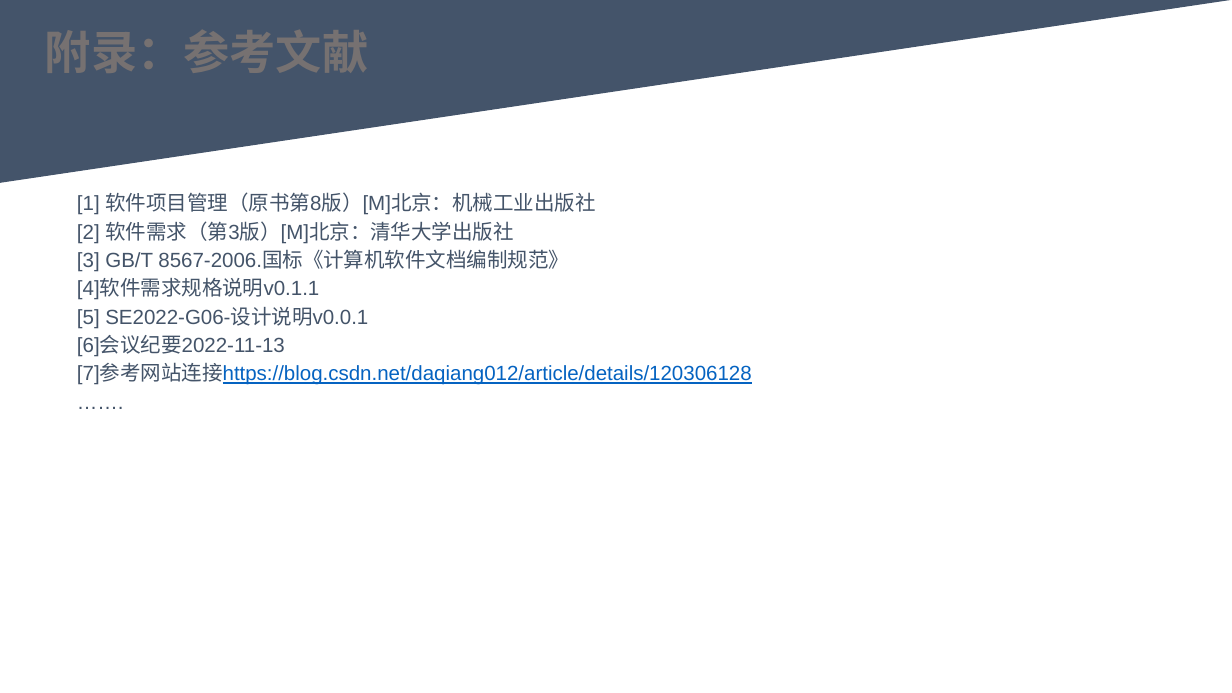
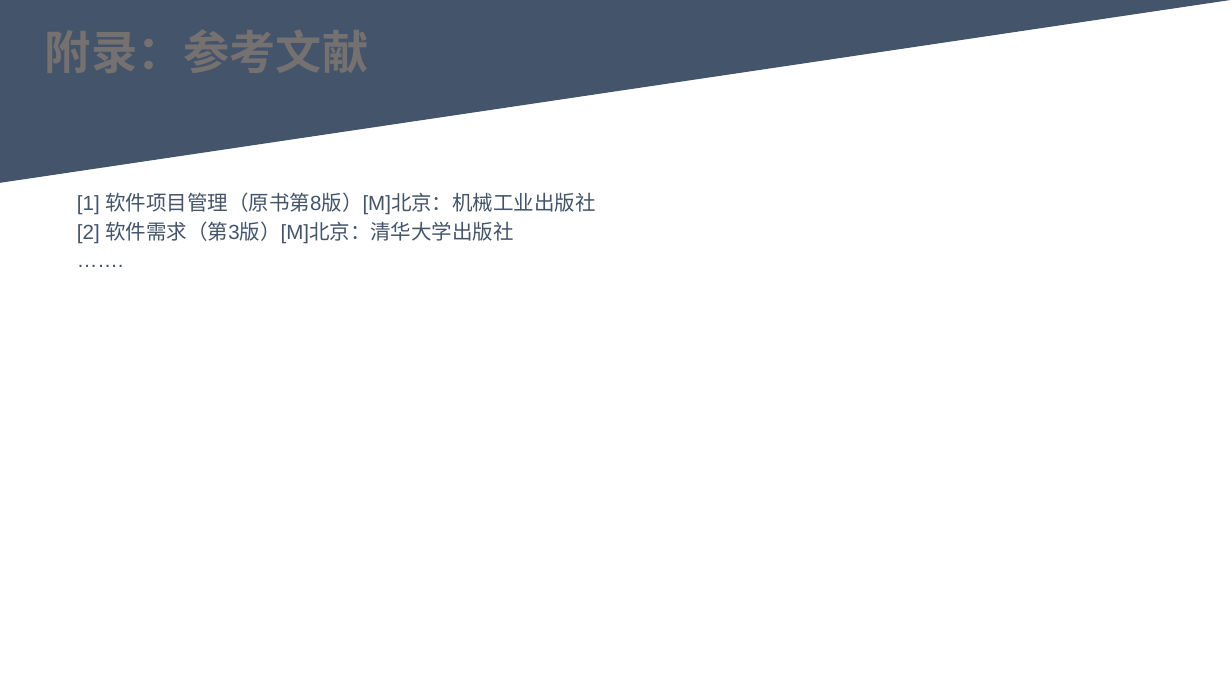
Before and after one commit to youhuyellowman/SE-2022-G06, a slide deck: slide 15 of 代码测试/代码实现PPTv0.0.1.pptx. Drawn at 1232x693 pixels with LibreOffice and Linux fonts; fonts in the diff are those of the drawing. Boxes give left, top, right and bottom in pixels: in the first picture for what was removed or moved away, otherwise in the second. Text is boxed around its words. In the diff, an @@ line names an element or a change of style, - is before the commit and + after.

```diff
--- a/代码测试/代码实现PPTv0.0.1.pptx
+++ b/代码测试/代码实现PPTv0.0.1.pptx
@@ text at [77, 251, 752, 385]: paragraphs removed @@
-[3] GB/T 8567-2006.国标《计算机软件文档编制规范》
-[4]软件需求规格说明v0.1.1
-[5] SE2022-G06-设计说明v0.0.1
-[6]会议纪要2022-11-13
-[7]参考网站连接https://blog.csdn.net/daqiang012/article/details/120306128
```
Also in this commit, not shown: 2 other slides changed, 2 slides added, 1 slide removed, 1 other file.
